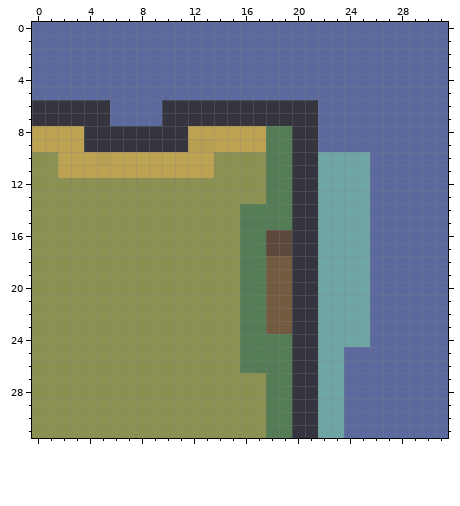
Two versions of one pixel-art sprite, images/wall/top_right.png. Above is the file before it was changed.
The file is 32x32 pixels. Colours within 5 levels of each other are drawn and written as one.
After the commit:
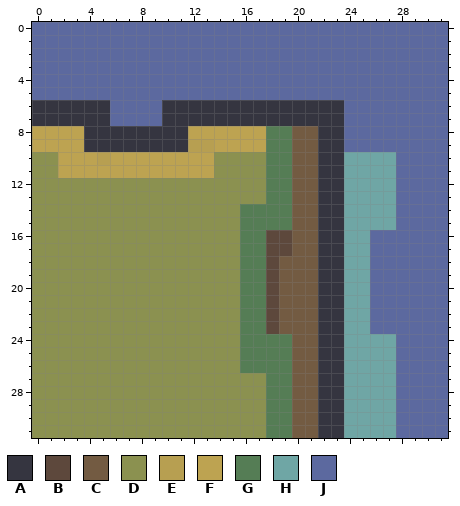
Palette (. is transparent): A #353540  B #5d483c  C #735b42  D #8b9150  E #b79f51  F #bda351  G #557d55  H #6fa6a5  J #5c699f
Edits made:
{"y":6,"x":22,"old":"JJ","new":"AA"}
{"y":7,"x":22,"old":"JJ","new":"AA"}
{"y":8,"x":20,"old":"AAJJ","new":"CCAA"}
{"y":9,"x":20,"old":"AAJJ","new":"CCAA"}
{"y":10,"x":20,"old":"AAHH","new":"CCAA"}
{"y":10,"x":26,"old":"JJ","new":"HH"}
{"y":11,"x":20,"old":"AAHH","new":"CCAA"}
{"y":11,"x":26,"old":"JJ","new":"HH"}
{"y":12,"x":20,"old":"AAHH","new":"CCAA"}
{"y":12,"x":26,"old":"JJ","new":"HH"}
{"y":13,"x":20,"old":"AAHH","new":"CCAA"}
{"y":13,"x":26,"old":"JJ","new":"HH"}
{"y":14,"x":20,"old":"AAHH","new":"CCAA"}
{"y":14,"x":26,"old":"JJ","new":"HH"}
{"y":15,"x":20,"old":"AAHH","new":"CCAA"}
{"y":15,"x":26,"old":"JJ","new":"HH"}
{"y":16,"x":20,"old":"AAHH","new":"CCAA"}
{"y":17,"x":20,"old":"AAHH","new":"CCAA"}
{"y":18,"x":18,"old":"C","new":"B"}
{"y":18,"x":20,"old":"AAHH","new":"CCAA"}
{"y":19,"x":18,"old":"C","new":"B"}
{"y":19,"x":20,"old":"AAHH","new":"CCAA"}
{"y":20,"x":18,"old":"C","new":"B"}
{"y":20,"x":20,"old":"AAHH","new":"CCAA"}
{"y":21,"x":18,"old":"C","new":"B"}
{"y":21,"x":20,"old":"AAHH","new":"CCAA"}
{"y":22,"x":18,"old":"C","new":"B"}
{"y":22,"x":20,"old":"AAHH","new":"CCAA"}
{"y":23,"x":18,"old":"C","new":"B"}
{"y":23,"x":20,"old":"AAHH","new":"CCAA"}
{"y":24,"x":20,"old":"AAHH","new":"CCAA"}
{"y":24,"x":26,"old":"JJ","new":"HH"}
{"y":25,"x":20,"old":"AAHHJJJJ","new":"CCAAHHHH"}
{"y":26,"x":20,"old":"AAHHJJJJ","new":"CCAAHHHH"}
{"y":27,"x":20,"old":"AAHHJJJJ","new":"CCAAHHHH"}
{"y":28,"x":20,"old":"AAHHJJJJ","new":"CCAAHHHH"}
{"y":29,"x":20,"old":"AAHHJJJJ","new":"CCAAHHHH"}
{"y":30,"x":20,"old":"AAHHJJJJ","new":"CCAAHHHH"}
{"y":31,"x":20,"old":"AAHHJJJJ","new":"CCAAHHHH"}
{"label":"changed","picture_box":[266,100,396,438]}
